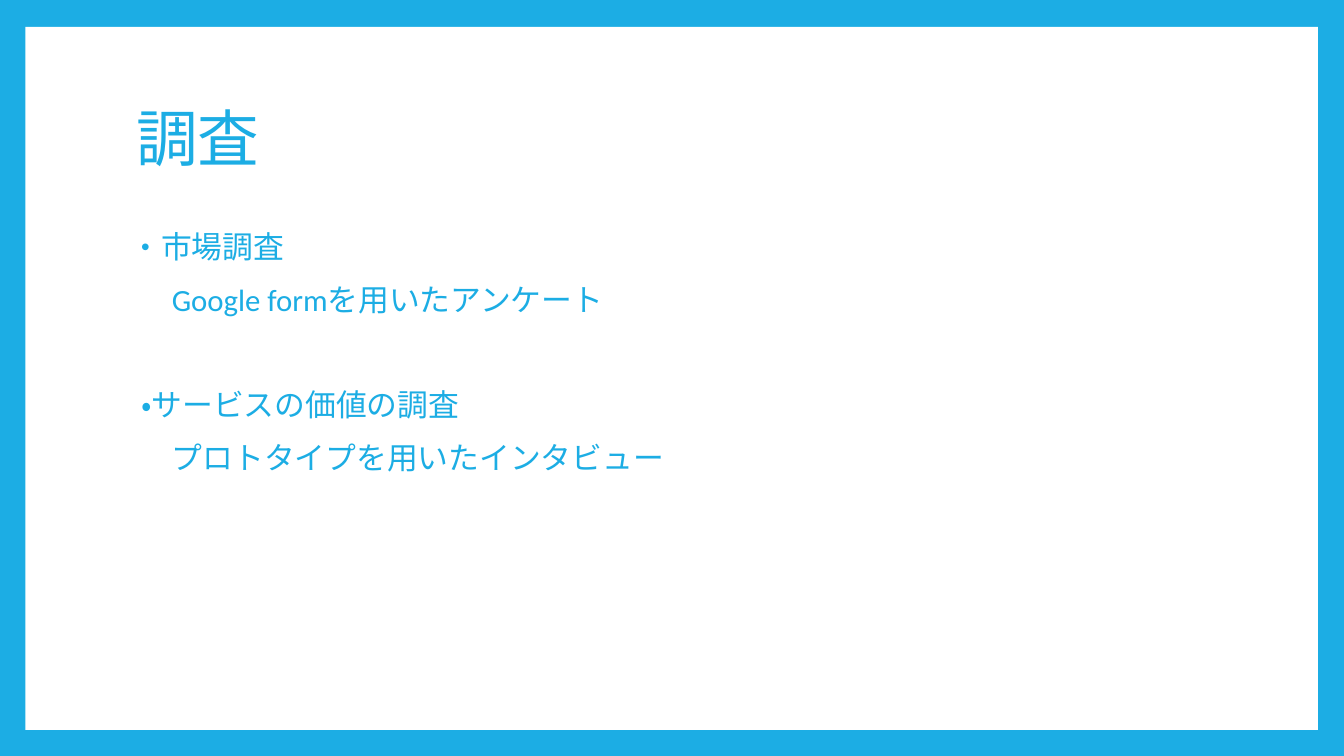
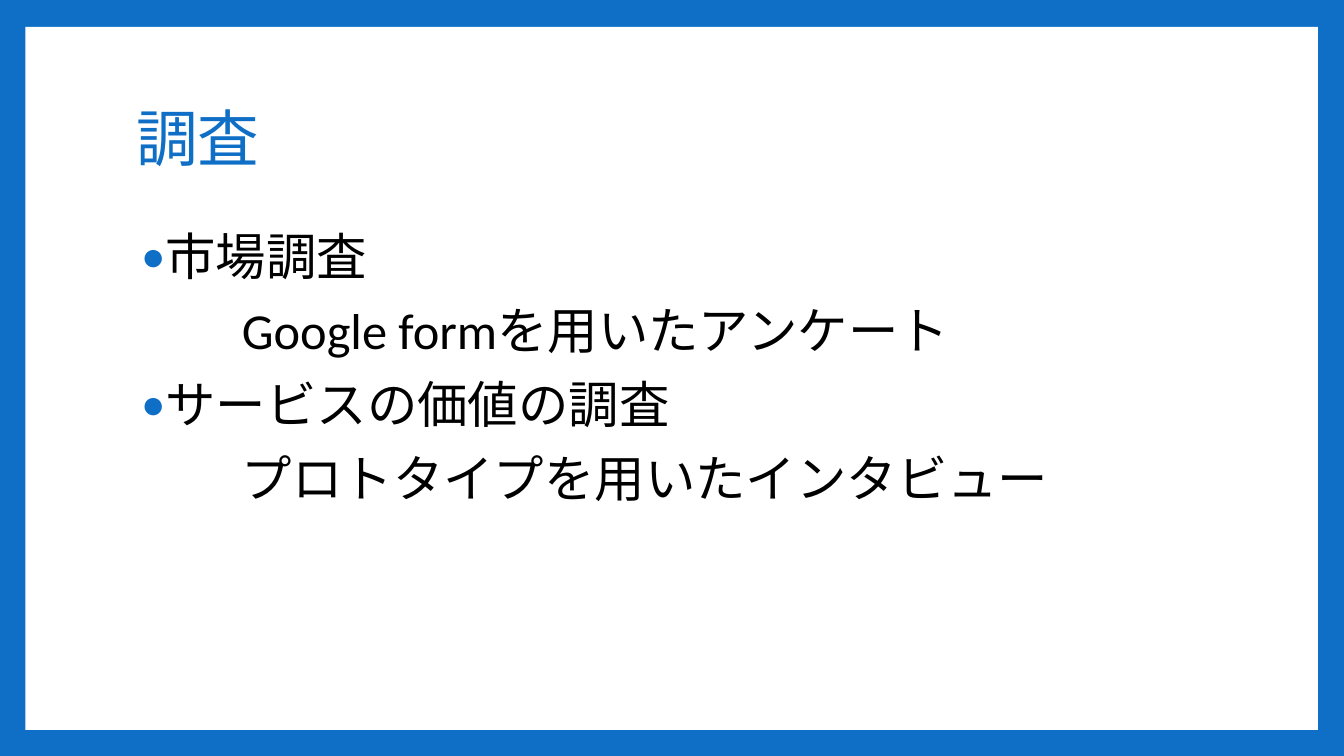
Before and after one commit to Sorarinu/ProjectP2016_F, a slide deck: slide 7 of production-idea/第2回中間発表改定２.pptx. Drawn at 1344x756 pixels with LibreOffice and Linux fonts; fonts in the diff are those of the drawing. Boxes give left, top, right and bottom in pixels: in the first picture for what was removed or moved away, otherwise in the second. Text is boxed around its words. In the diff, an @@ line names an element or a change of style, - is before the commit and + after.

```diff
--- a/production-idea/第2回中間発表改定２.pptx
+++ b/production-idea/第2回中間発表改定２.pptx
@@ background #1CADE4 to #0F6FC6 @@
@@ title "調査" at [136, 109, 259, 166]: text colour #1CADE4 to #0F6FC6 @@
@@ text at [165, 232, 1048, 501]: size 22 to 36 pt, text colour #1CADE4 to #000000 in "市場調査", "Google formを用いたアンケート", "プロトタイプを用いたインタビュー"; bullet • to ●; bullet colour #1CADE4 to #0F6FC6 @@
@@ text at [165, 380, 669, 427]: text changed; size 22 to 36 pt; text colour #1CADE4 to #000000 @@
-・サービスの価値の調査
+● サービスの価値の調査
```
Also in this commit, not shown: 14 other slides changed, 2 other files.
